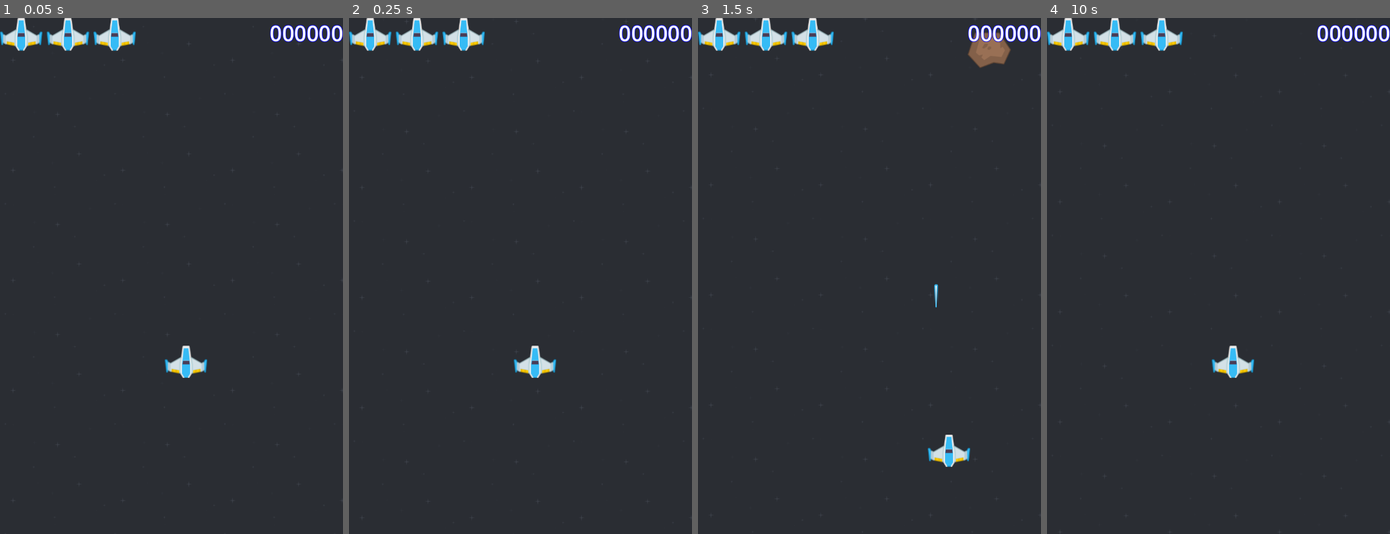
Above: before the commit, frames 1-4 (left to right).
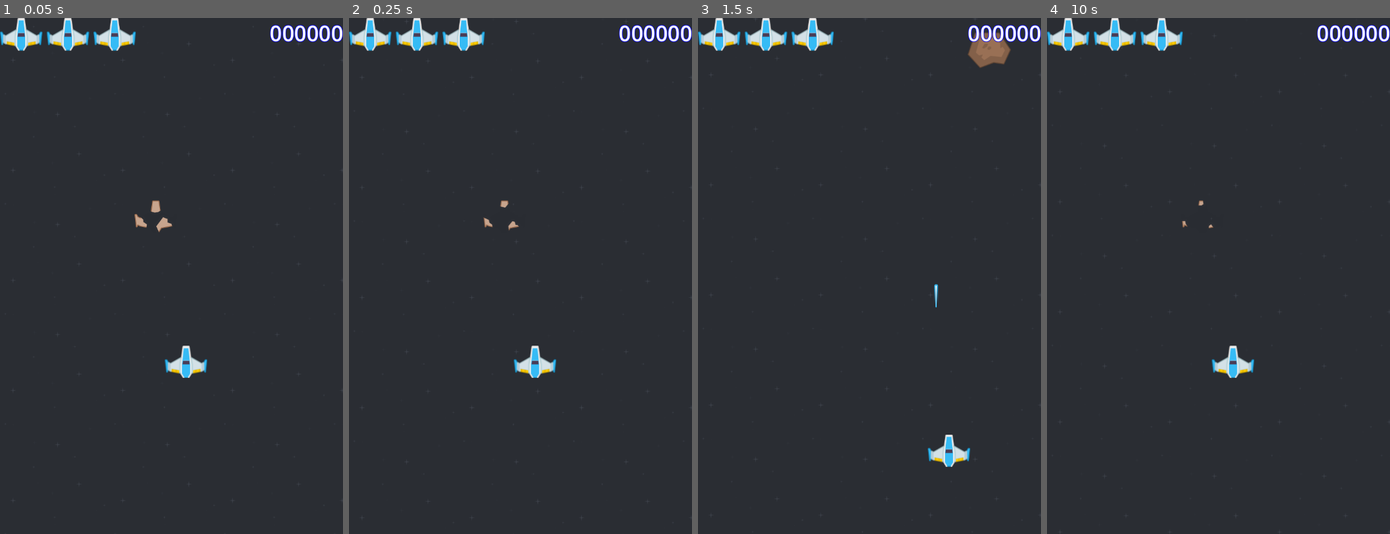
Above: after the commit, the same moments.

Repository: BUT-BOURG-25-26/td-shooter-2d-JonathanOll
Game: Godot game, scene res://Scenes/MainScene.tscn
Same seed, same stepped clock (60 frames per second), same inputs: the game is played once before the commit and once after it.
Inputs (mouse positions are in pixels of both pictures, inside the frame that each line leads up to):
- Up to frame 1 (0.05 s): no input
- Up to frame 2 (0.25 s): no input
- Up to frame 3 (1.5 s): tap Enter at 0.5 s; move the mouse to (944, 250) at 0.52 s; hold Right (right) 0.53-1.28 s; hold S (bottom) 0.53-1.28 s; click (944, 250) at 0.67 s; move the mouse to (800, 301) at 1.27 s; hold Left (left) from 1.28 s (still down); tap S (bottom) at 1.35 s
- Up to frame 4 (10 s): move the mouse to (1252, 162) at 2.02 s; release Left (left) at 2.03 s; hold Right (right) 2.03-2.78 s; hold S (bottom) 2.03-2.78 s; move the mouse to (1201, 379) at 2.77 s; hold Up (up) 2.78-3.53 s; tap S (bottom) every 1.5 s from 2.85 to 8.85 s; click (1201, 379) at 2.92 s; move the mouse to (1321, 353) at 3.52 s; hold S (bottom) 3.53-4.28 s; hold Left (left) 3.53-5.78 s; move the mouse to (1115, 198) at 4.27 s; move the mouse to (1235, 276) at 5.02 s; hold S (bottom) 5.03-5.78 s; click (1235, 276) at 5.17 s; move the mouse to (1167, 147) at 5.77 s; hold Right (right) 5.78-6.53 s; move the mouse to (1293, 250) at 6.52 s; hold Up (up) 6.53-7.28 s; hold S (bottom) 6.53-7.28 s; move the mouse to (1149, 301) at 7.27 s; hold Right (right) 7.28-8.03 s; click (1149, 301) at 7.42 s; move the mouse to (1252, 162) at 8.02 s; hold S (bottom) 8.03-8.78 s; hold Left (left) 8.03-9.5 s; move the mouse to (1201, 379) at 8.77 s; click "Restart" at 9.5 s

The runs differ from the first frame. In frame 1, 0.2% of the frame differs, in the area x 39-51%, y 35-42%; in frame 2, less than 0.1%; in frame 3, nothing differs; in frame 4, less than 0.1%.

Commit message:
anim enemi mort

Diff:
--- /dev/null
+++ b/Scenes/Explosion.tscn
@@ -0,0 +1,32 @@
+[gd_scene load_steps=6 format=3 uid="uid://bkjlaxv6lh1wu"]
+
+[ext_resource type="Texture2D" uid="uid://c7q0rmnohxqid" path="res://KennyAssets/SpaceShooterRedux/Damage/playerShip1_damage1.png" id="1_wcvtd"]
+[ext_resource type="Texture2D" uid="uid://dv0i0x8k40kuo" path="res://KennyAssets/SpaceShooterRedux/Damage/playerShip1_damage2.png" id="2_5pvja"]
+[ext_resource type="Texture2D" uid="uid://vadui7hbxd0v" path="res://KennyAssets/SpaceShooterRedux/Damage/playerShip1_damage3.png" id="3_rhy4c"]
+[ext_resource type="Script" uid="uid://ckade8qrqbjt0" path="res://Scripts/explosion.gd" id="4_5pvja"]
+
+[sub_resource type="SpriteFrames" id="SpriteFrames_rsf77"]
+animations = [{
+"frames": [{
+"duration": 1.0,
+"texture": ExtResource("3_rhy4c")
+}, {
+"duration": 1.0,
+"texture": ExtResource("2_5pvja")
+}, {
+"duration": 1.0,
+"texture": ExtResource("1_wcvtd")
+}],
+"loop": false,
+"name": &"default",
+"speed": 6.0
+}]
+
+[node name="Explosion" type="AnimatedSprite2D"]
+sprite_frames = SubResource("SpriteFrames_rsf77")
+autoplay = "default"
+frame = 2
+frame_progress = 1.0
+script = ExtResource("4_5pvja")
+
+[connection signal="animation_finished" from="." to="." method="_on_animation_finished"]
--- a/Scenes/MainScene.tscn
+++ b/Scenes/MainScene.tscn
@@ -9,6 +9,7 @@
 [ext_resource type="PackedScene" uid="uid://hntggcd7s5wf" path="res://UI/Score.tscn" id="3_qxria"]
 [ext_resource type="PackedScene" uid="uid://cy83u32nhy2we" path="res://UI/GameOver.tscn" id="4_y4jh7"]
 [ext_resource type="Texture2D" uid="uid://d2ytjtptln2q7" path="res://KennyAssets/SpaceShooterRedux/Backgrounds/blue.png" id="7_q68mp"]
+[ext_resource type="PackedScene" uid="uid://bkjlaxv6lh1wu" path="res://Scenes/Explosion.tscn" id="10_4b75m"]
 
 [sub_resource type="CanvasTexture" id="CanvasTexture_f140w"]
 diffuse_texture = ExtResource("7_q68mp")
@@ -58,6 +59,9 @@
 position = Vector2(400, 600)
 script = ExtResource("2_f140w")
 
+[node name="Explosion" parent="." instance=ExtResource("10_4b75m")]
+position = Vector2(363, 462)
+
 [connection signal="timeout" from="GameManager/Spawner/EnemyTimer" to="Player" method="_on_timer_timeout"]
 [connection signal="timeout" from="GameManager/Spawner/EnemyTimer" to="GameManager/Spawner" method="_on_timer_timeout"]
 [connection signal="timeout" from="GameManager/Spawner/AsteroidTimer" to="GameManager/Spawner" method="_on_asteroid_timer_timeout"]
--- a/Scripts/bullet.gd
+++ b/Scripts/bullet.gd
@@ -13,9 +13,8 @@
 func _on_body_entered(body: Node2D) -> void:
 	var layer = body.collision_layer
 	if shot_by_player and layer == 2: # ennemi detruit
-		body.queue_free()
+		(body as Enemy).die()
 		queue_free()
-		GameManager.score += 100
 	elif not shot_by_player and layer == 1:
 		(body as Player).damage(1)
 		queue_free()
--- a/Scripts/enemy.gd
+++ b/Scripts/enemy.gd
@@ -8,6 +8,11 @@
 @export var horizontal_variation = 50
 var base_position: Vector2
 var behavior: Behavior
+
+func die():
+	GameManager.score += 100
+	get_tree().current_scene.add_child(Explosion.create(position))
+	queue_free()
 
 func _physics_process(delta: float) -> void:
 	if not GameManager.is_running: return
--- /dev/null
+++ b/Scripts/explosion.gd
@@ -0,0 +1,13 @@
+class_name Explosion
+extends AnimatedSprite2D
+
+static var packedScene: PackedScene = preload("res://Scenes/Explosion.tscn")
+
+static func create(pos: Vector2):
+	var node: Explosion = packedScene.instantiate()
+	node.position = pos
+	return node
+
+
+func _on_animation_finished() -> void:
+	queue_free()
Not shown: 1 places in Scenes/MainScene.tscn that only renumber resources
Not shown, added: Scripts/explosion.gd.uid
